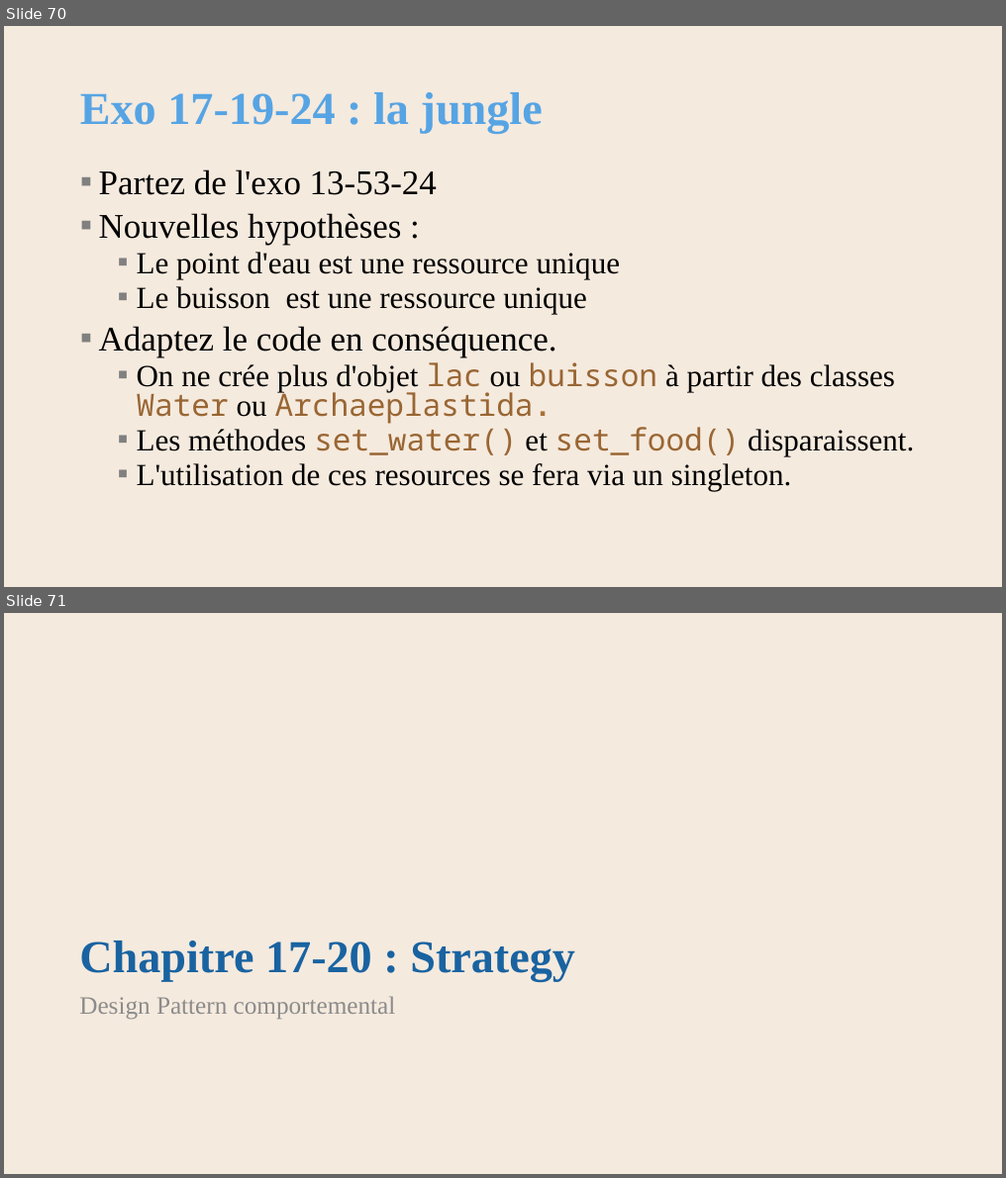
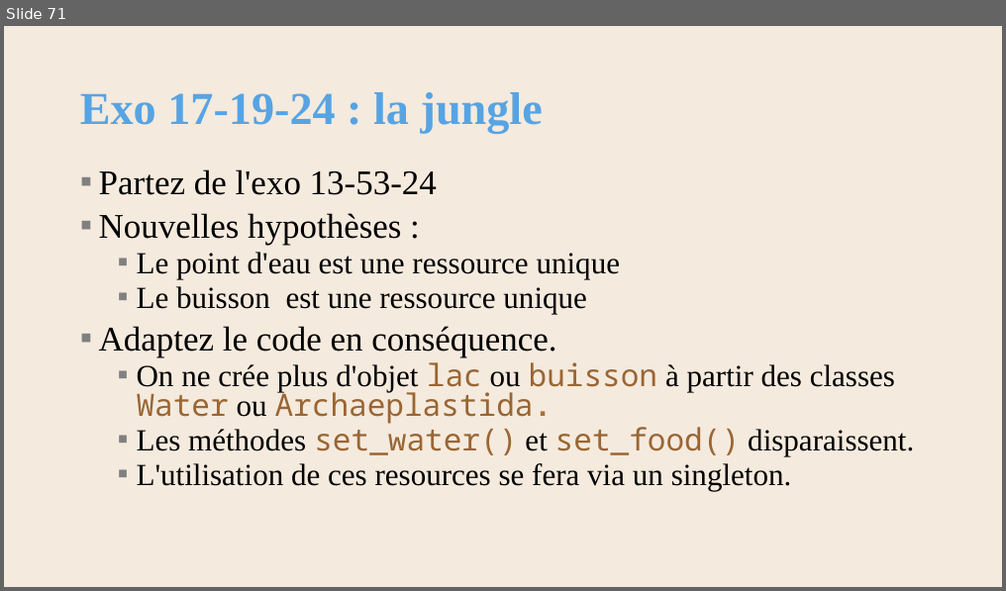
Before and after one commit to AlainWafflard/4IPO3, a slide deck: 17-POO-design-pattern/syllabus_17.pptx. Shown one above the other, each under a label of ours: slides 70 and 71 before the commit, slide 71 after it. The pictures are 1006x1178 and 1006x591 pixels, drawn with LibreOffice and Linux fonts; fonts in the diff are those of the drawing; background and template pictures are left out. Boxes give left, top, right and bottom in pixels: in the first picture for what was removed or moved away, otherwise in the second. Text is boxed around its words. In the diff, an @@ line names an element or a change of style, - is before the commit and + after.

```diff
--- a/17-POO-design-pattern/syllabus_17.pptx
+++ b/17-POO-design-pattern/syllabus_17.pptx
@@ slide 71 removed at box(4, 613, 1002, 1174), background #F5EADE @@
@@ title removed at box(79, 941, 575, 981) @@
-Chapitre 17-20 : Strategy
@@ text removed at box(79, 996, 396, 1020) @@
-Design Pattern comportemental
@@ what was slide 70 is now slide 71 @@
```
Also in this commit, not shown: 8 slides changed, 1 slide added, 5 other slides removed, 2 other files.
